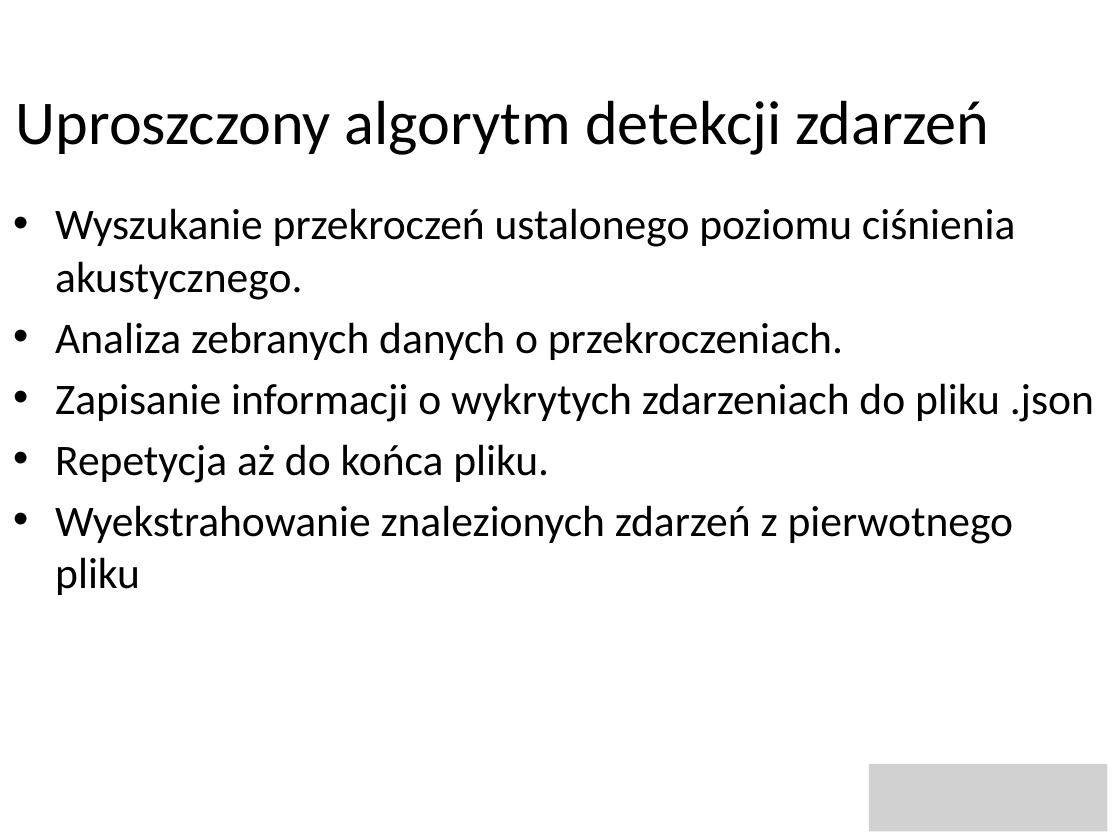
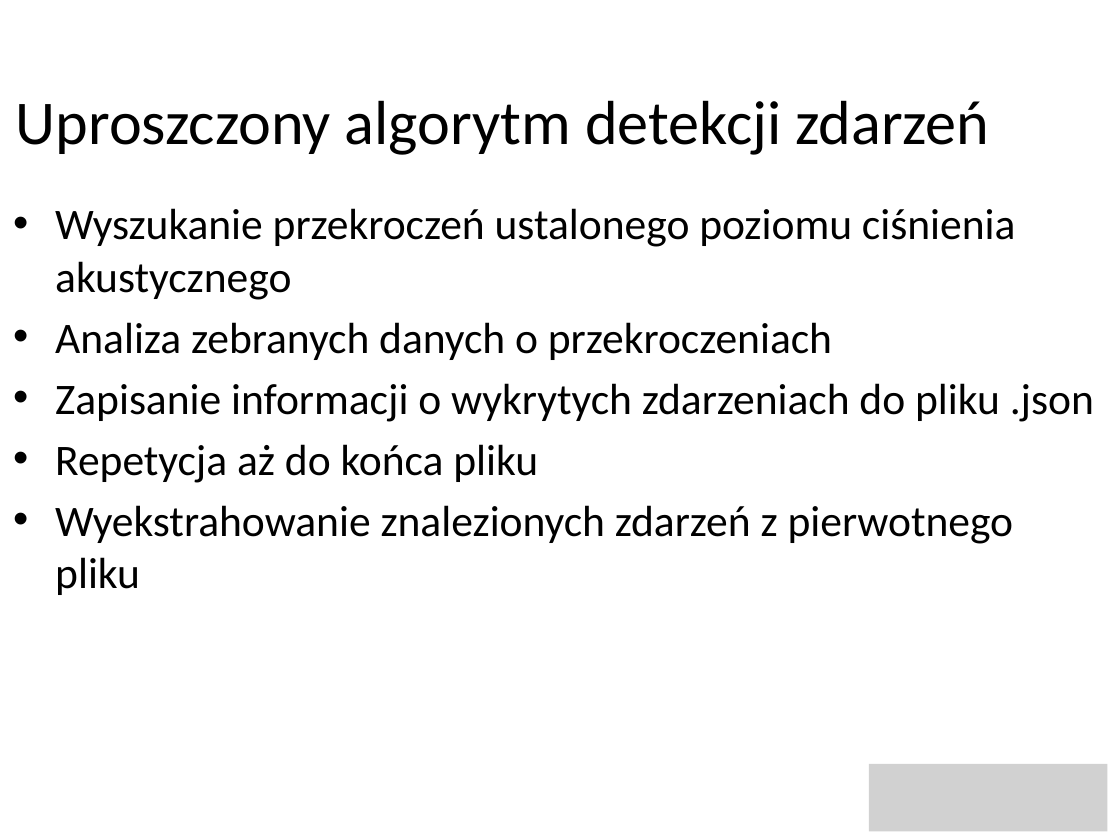
Before and after one commit to Kejzin/Thesis, a slide deck: slide 5 of prezentacja_dyplomowa/prezentacja_dyplomowa.pptx (slide 4 before the commit). Drawn at 1120x840 pixels with LibreOffice and Linux fonts; fonts in the diff are those of the drawing; background and template pictures are left out. Boxes give left, top, right and bottom in pixels: in the first picture for what was removed or moved away, otherwise in the second. Text is boxed around its words. In the diff, an @@ line names an element or a change of style, - is before the commit and + after.

```diff
--- a/prezentacja_dyplomowa/prezentacja_dyplomowa.pptx
+++ b/prezentacja_dyplomowa/prezentacja_dyplomowa.pptx
@@ text at bbox=[55, 208, 1016, 360]: text changed @@
-• Wyszukanie przekroczeń ustalonego poziomu ciśnienia akustycznego.
-• Analiza zebranych danych o przekroczeniach.
+• Wyszukanie przekroczeń ustalonego poziomu ciśnienia akustycznego
+• Analiza zebranych danych o przekroczeniach
@@ text at bbox=[55, 444, 538, 483]: text changed @@
-• Repetycja aż do końca pliku.
+• Repetycja aż do końca pliku
```
Also in this commit, not shown: 4 other slides changed, 2 slides added, 1 other file.
